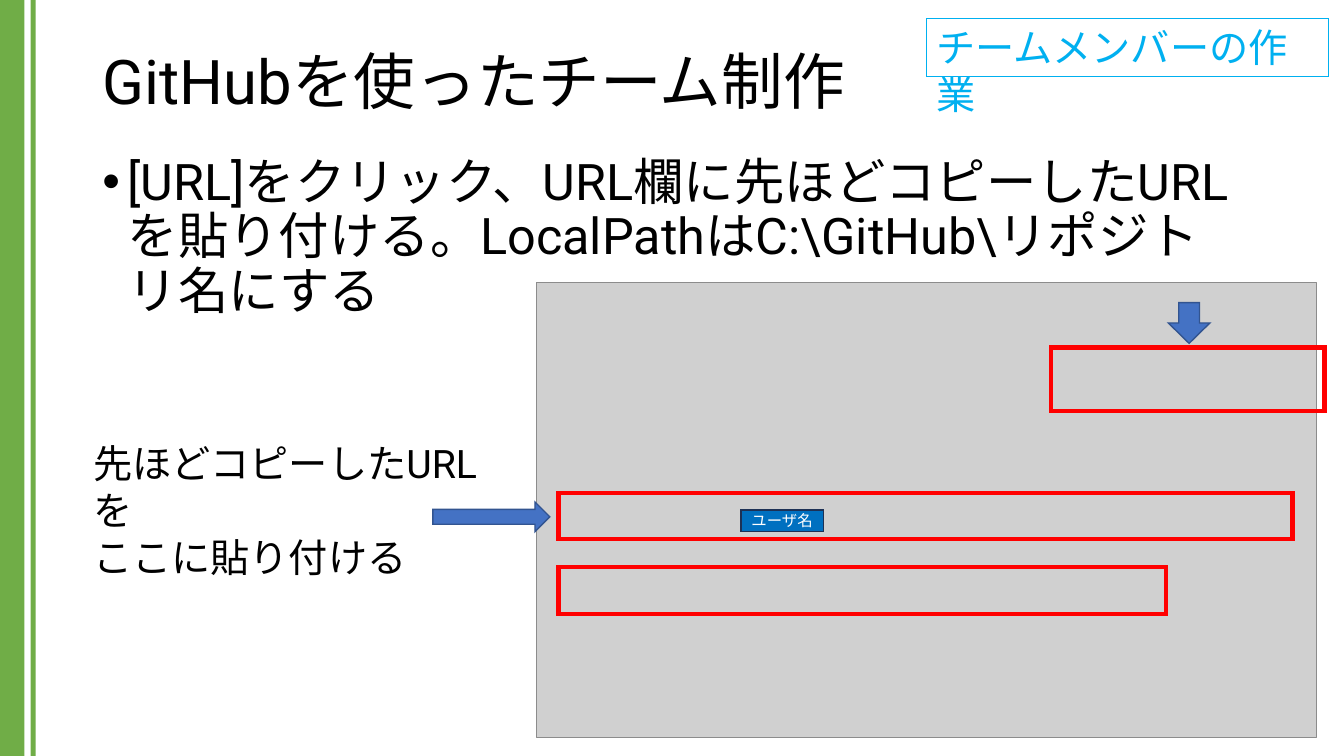
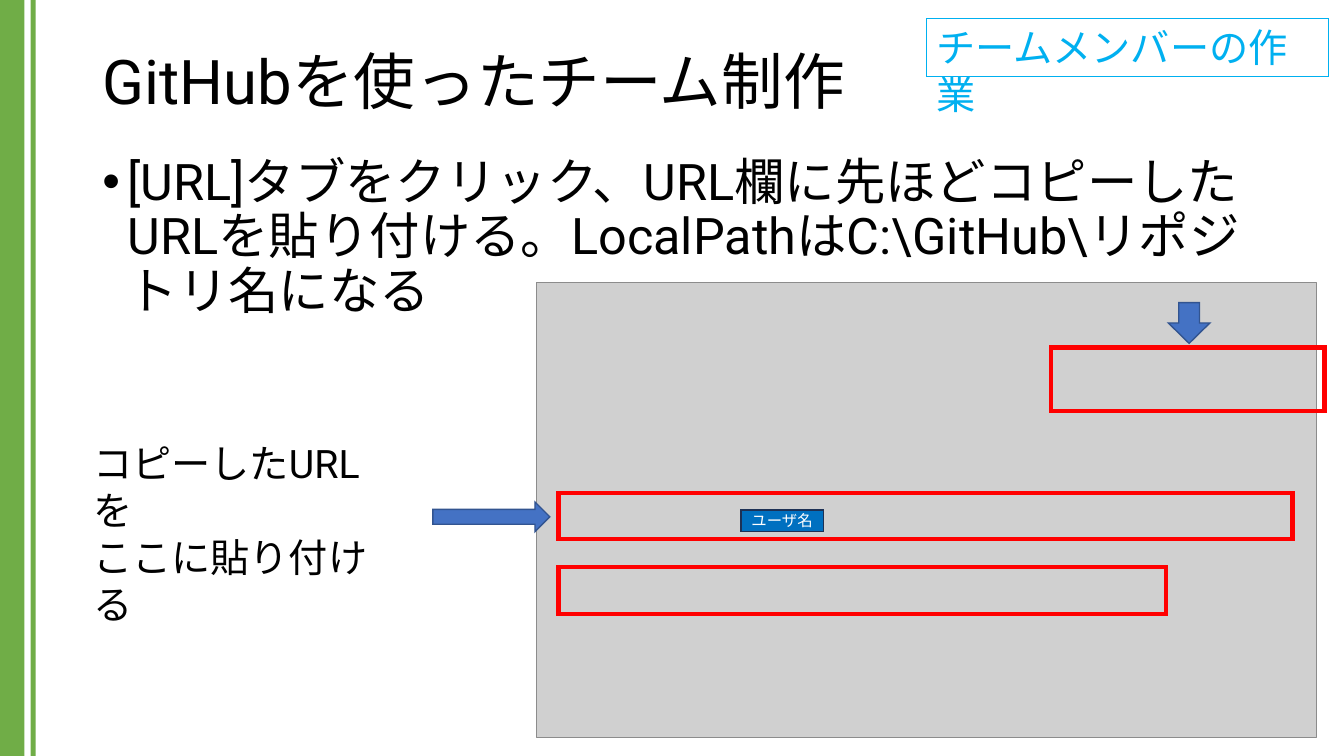
Before and after one commit to kic-murata/cpp2024, a slide deck: slide 22 of 授業資料/GitHubを用いたチーム制作.pptx (slide 21 before the commit). Drawn at 1344x756 pixels with LibreOffice and Linux fonts; fonts in the diff are those of the drawing; grey boxes stand for pictures. Boxes give left, top, right and bottom in pixels: in the first picture for what was removed or moved away, otherwise in the second. Text is boxed around its words. In the diff, an @@ line names an element or a change of style, - is before the commit and + after.

```diff
--- a/授業資料/GitHubを用いたチーム制作.pptx
+++ b/授業資料/GitHubを用いたチーム制作.pptx
@@ text at bbox=[128, 157, 1240, 313]: text changed @@
-• [URL]をクリック、URL欄に先ほどコピーしたURLを貼り付ける。LocalPathはC:\GitHub\リポジトリ名にする
+• [URL]タブをクリック、URL欄に先ほどコピーしたURLを貼り付ける。LocalPathはC:\GitHub\リポジトリ名になる
@@ text at bbox=[93, 446, 367, 621]: text changed @@
-先ほどコピーしたURLを
-ここに貼り付ける
+コピーしたURLを
+ここに貼り付ける
```
Also in this commit, not shown: 8 other slides changed, 7 slides added, 1 other file.
